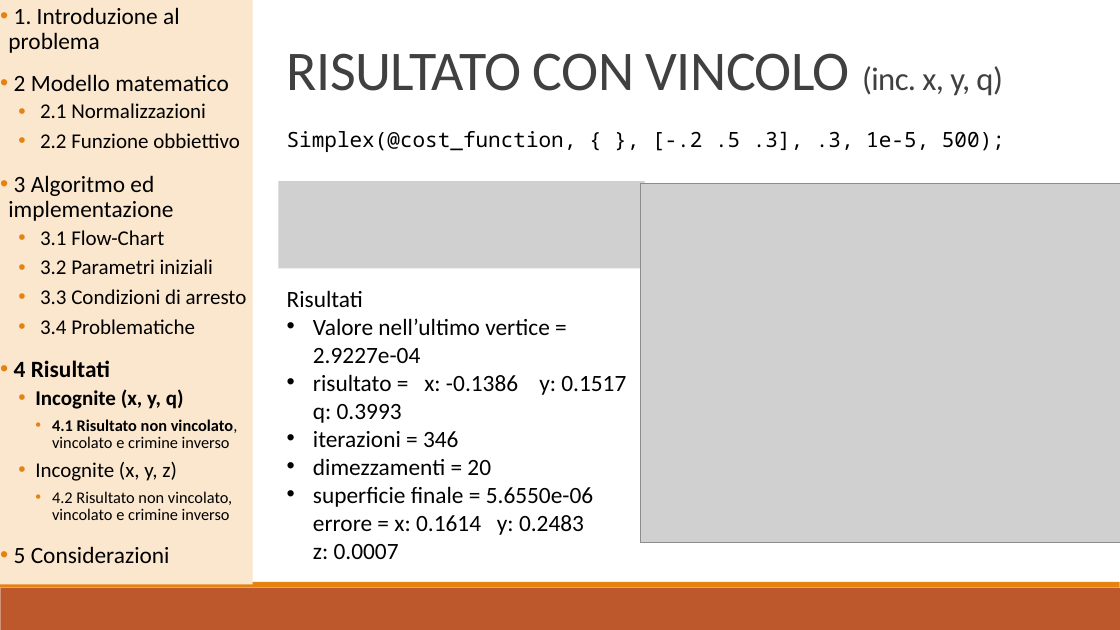
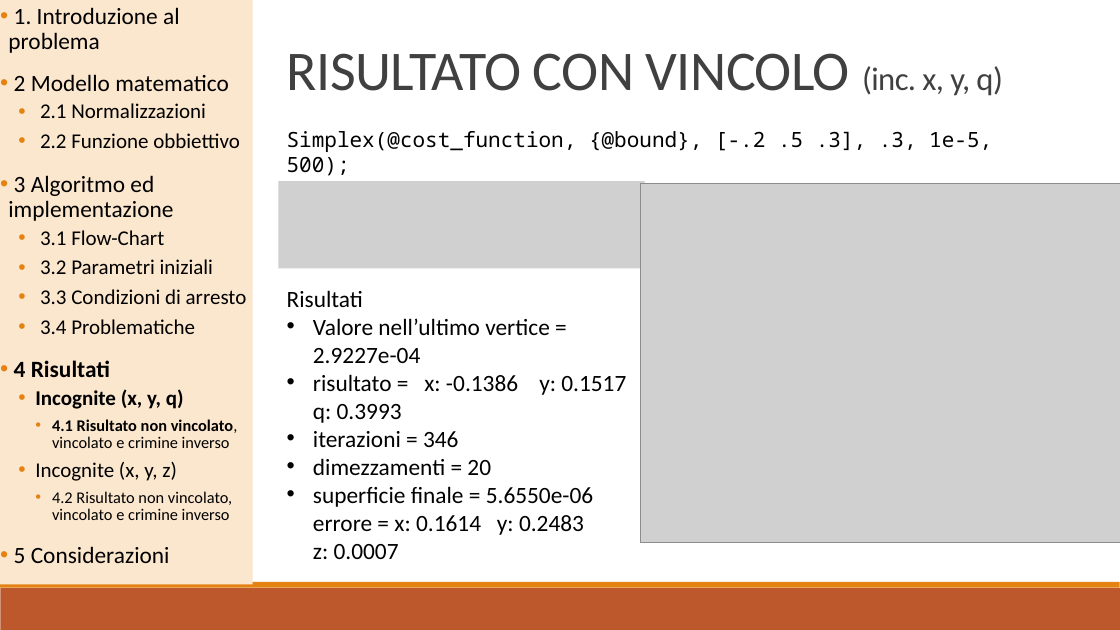
Before and after one commit to baldimario/Simplex, a slide deck: slide 16 of IDENTICAZIONE SISTEMA DI CARICHE PUNTIFORMI DA MISURE DI.pptx (slide 15 before the commit). Drawn at 1120x630 pixels with LibreOffice and Linux fonts; fonts in the diff are those of the drawing; grey boxes stand for pictures. Boxes give left, top, right and bottom in pixels: in the first picture for what was removed or moved away, otherwise in the second. Text is boxed around its words. In the diff, an @@ line names an element or a change of style, - is before the commit and + after.

```diff
--- a/IDENTICAZIONE SISTEMA DI CARICHE PUNTIFORMI DA MISURE DI.pptx
+++ b/IDENTICAZIONE SISTEMA DI CARICHE PUNTIFORMI DA MISURE DI.pptx
@@ text at [287,131,992,176]: text changed @@
-Simplex(@cost_function, { }, [-.2 .5 .3], .3, 1e-5, 500);
+Simplex(@cost_function, {@bound}, [-.2 .5 .3], .3, 1e-5, 500);
```
Also in this commit, not shown: 1 other slide changed, 1 slide added, 2 other files.
